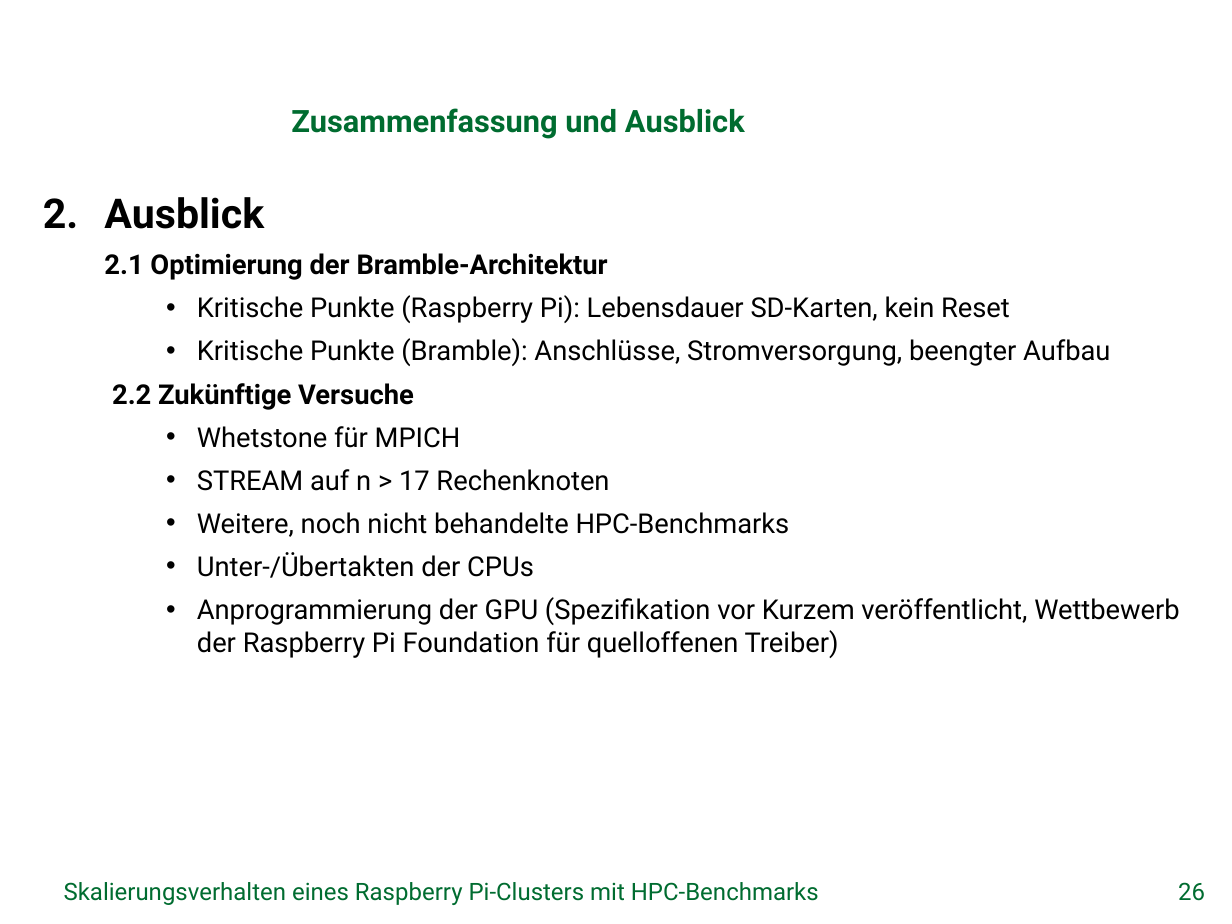
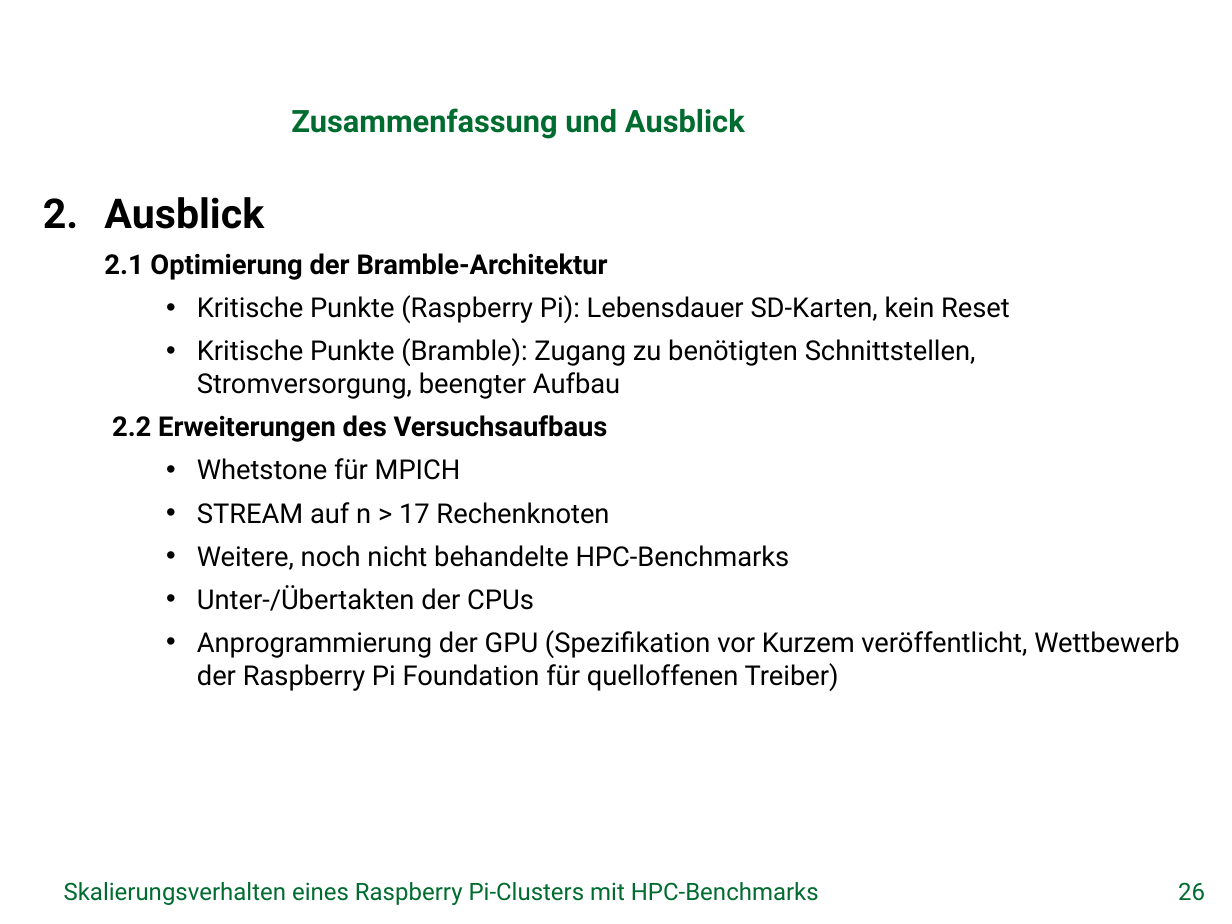
Before and after one commit to missgreenwood/bachelor-arbeit, a slide deck: slide 26 of Disputation/grei14.pptx. Drawn at 1232x924 pixels with LibreOffice and Linux fonts; fonts in the diff are those of the drawing; background and template pictures are left out. Boxes give left, top, right and bottom in pixels: in the first picture for what was removed or moved away, otherwise in the second. Text is boxed around its words. In the diff, an @@ line names an element or a change of style, - is before the commit and + after.

```diff
--- a/Disputation/grei14.pptx
+++ b/Disputation/grei14.pptx
@@ text at bbox=[112, 338, 976, 442]: text changed @@
-    • Kritische Punkte (Bramble): Anschlüsse, Stromversorgung, beengter Aufbau
-  2.2 Zukünftige Versuche
+    • Kritische Punkte (Bramble): Zugang zu benötigten Schnittstellen, Stromversorgung, beengter Aufbau
+  2.2 Erweiterungen des Versuchsaufbaus
```
Also in this commit, not shown: 5 other slides changed, 1 other file.
